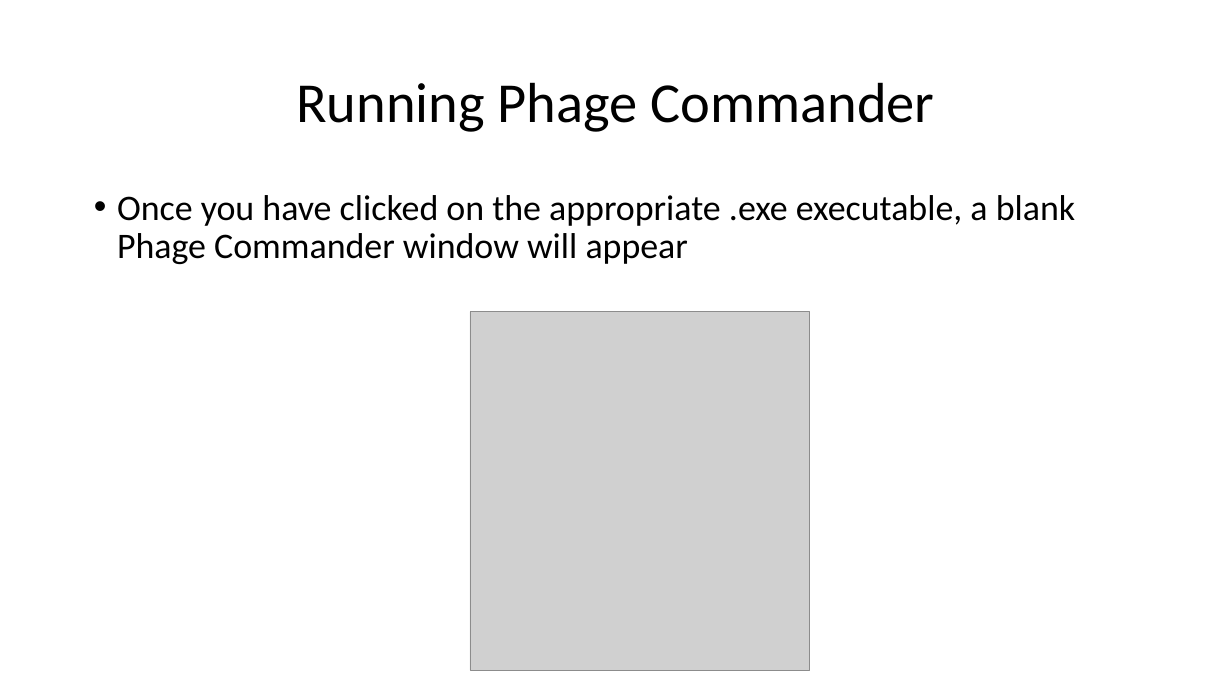
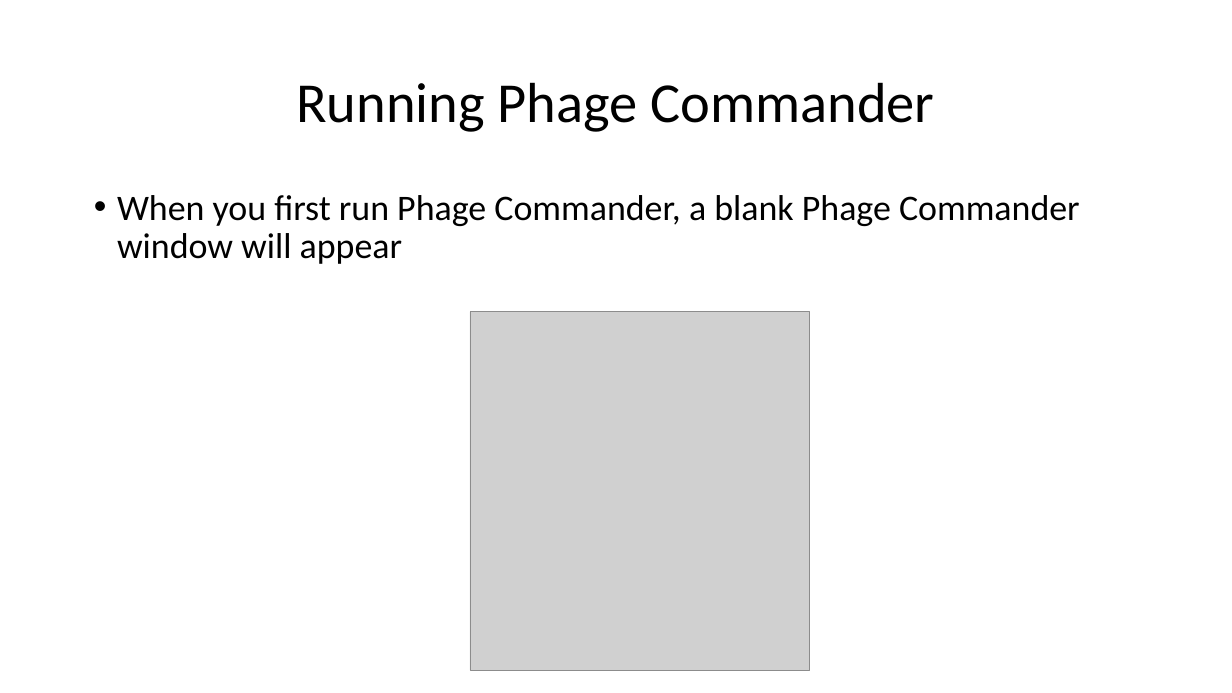
Before and after one commit to sarah-harris/PhageCommander, a slide deck: slide 5 of Phage Commander User Guide.pptx. Drawn at 1232x693 pixels with LibreOffice and Linux fonts; fonts in the diff are those of the drawing; grey boxes stand for pictures. Boxes give left, top, right and bottom in pixels: in the first picture for what was removed or moved away, otherwise in the second. Text is boxed around its words. In the diff, an @@ line names an element or a change of style, - is before the commit and + after.

```diff
--- a/Phage Commander User Guide.pptx
+++ b/Phage Commander User Guide.pptx
@@ text at (117,195,1080,264): text changed @@
-• Once you have clicked on the appropriate .exe executable, a blank Phage Commander window will appear
+• When you first run Phage Commander, a blank Phage Commander window will appear
```
Also in this commit, not shown: 6 other slides changed, 1 slide added, 2 other files.
